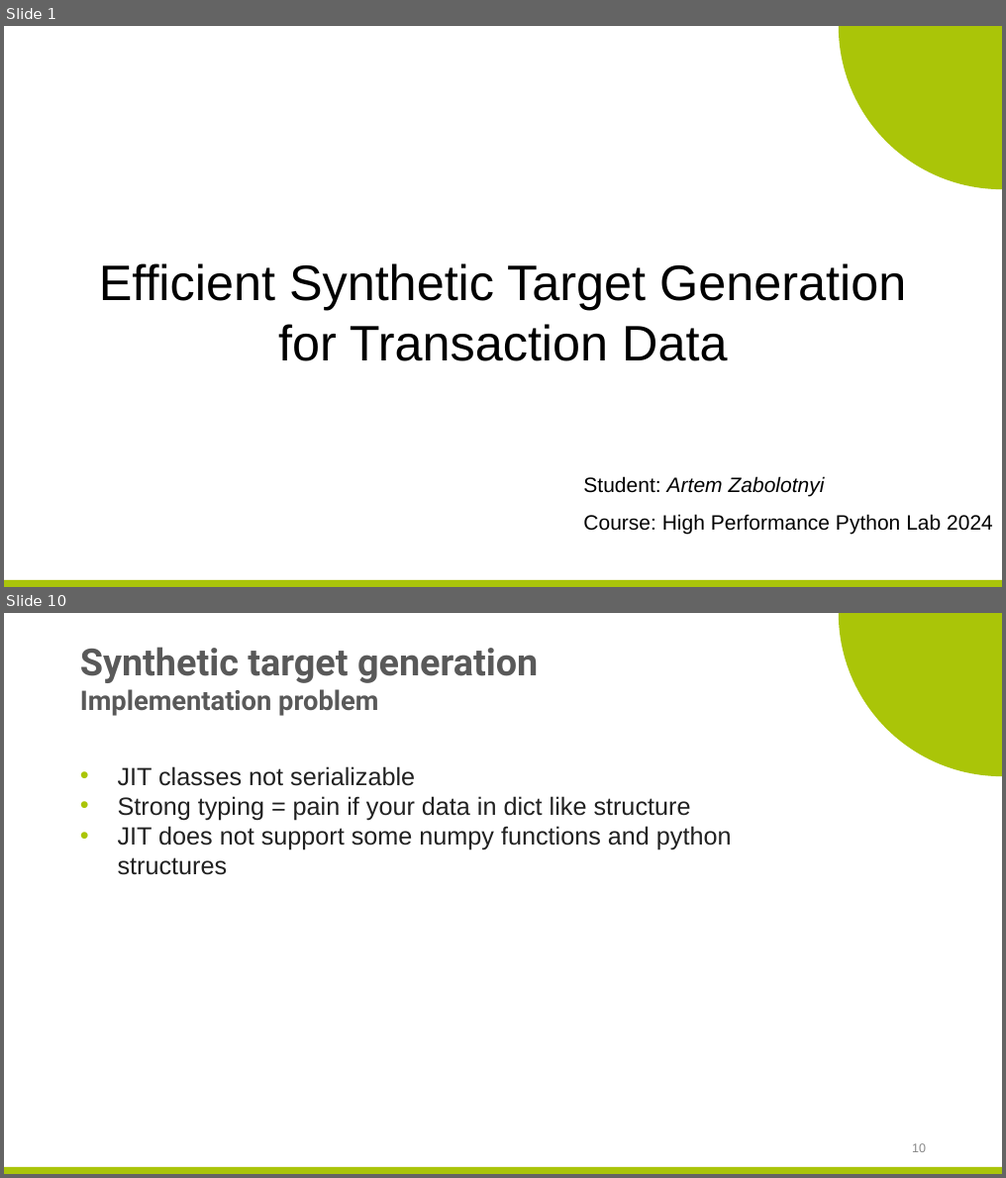
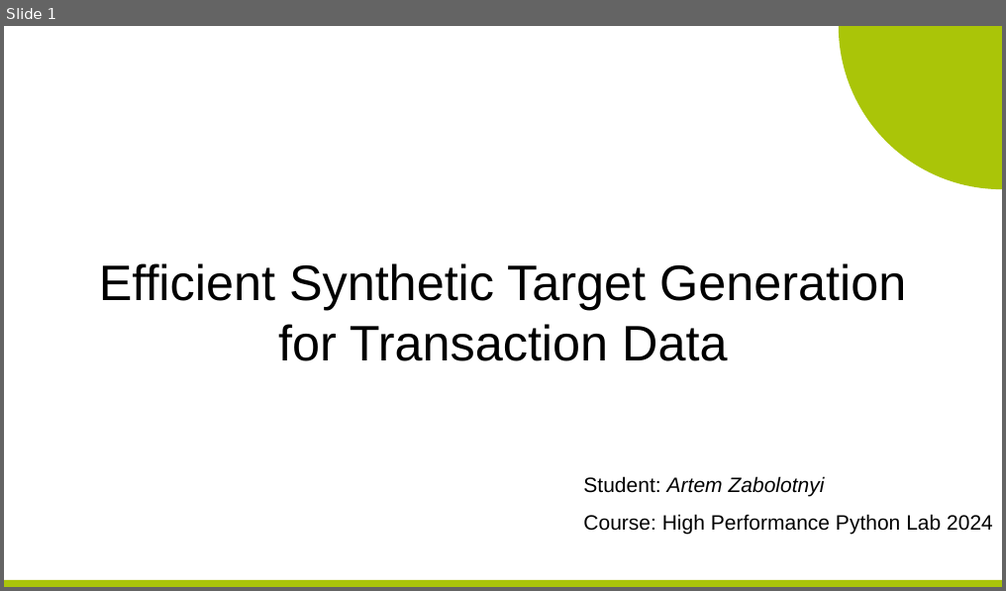
Before and after one commit to zaaabik/hppl_skoltech_project, a slide deck: presentations.pptx. Shown one above the other, each under a label of ours: slides 1 and 10 before the commit, slide 1 after it; the slides between them are not shown. The pictures are 1006x1178 and 1006x591 pixels, drawn with LibreOffice and Linux fonts; fonts in the diff are those of the drawing; background and template pictures are left out. Boxes give left, top, right and bottom in pixels: in the first picture for what was removed or moved away, otherwise in the second. Text is boxed around its words. In the diff, an @@ line names an element or a change of style, - is before the commit and + after.

```diff
--- a/presentations.pptx
+++ b/presentations.pptx
@@ slide 10 removed at [4, 613, 1002, 1174], background #FFFFFF; not listed: 2 template elements that a slide beside it also shows @@
@@ title removed at [80, 647, 538, 716] @@
-Synthetic target generation
-Implementation problem
@@ text removed at [118, 766, 732, 875] @@
-• JIT classes not serializable
-• Strong typing = pain if your data in dict like structure
-• JIT does not support some numpy functions and python structures
@@ page number removed at [912, 1144, 926, 1153] @@
-10
```
Also in this commit, not shown: 7 slides changed, 4 slides added, 2 other slides removed, 28 other files.
